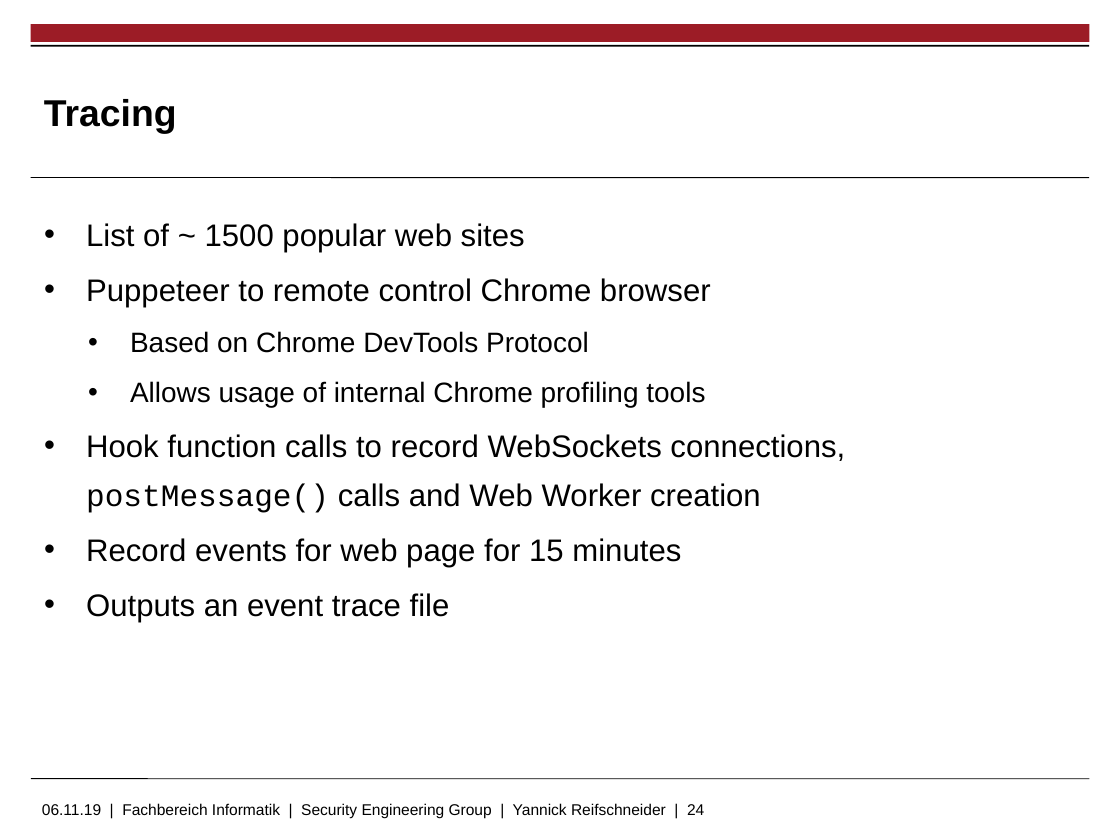
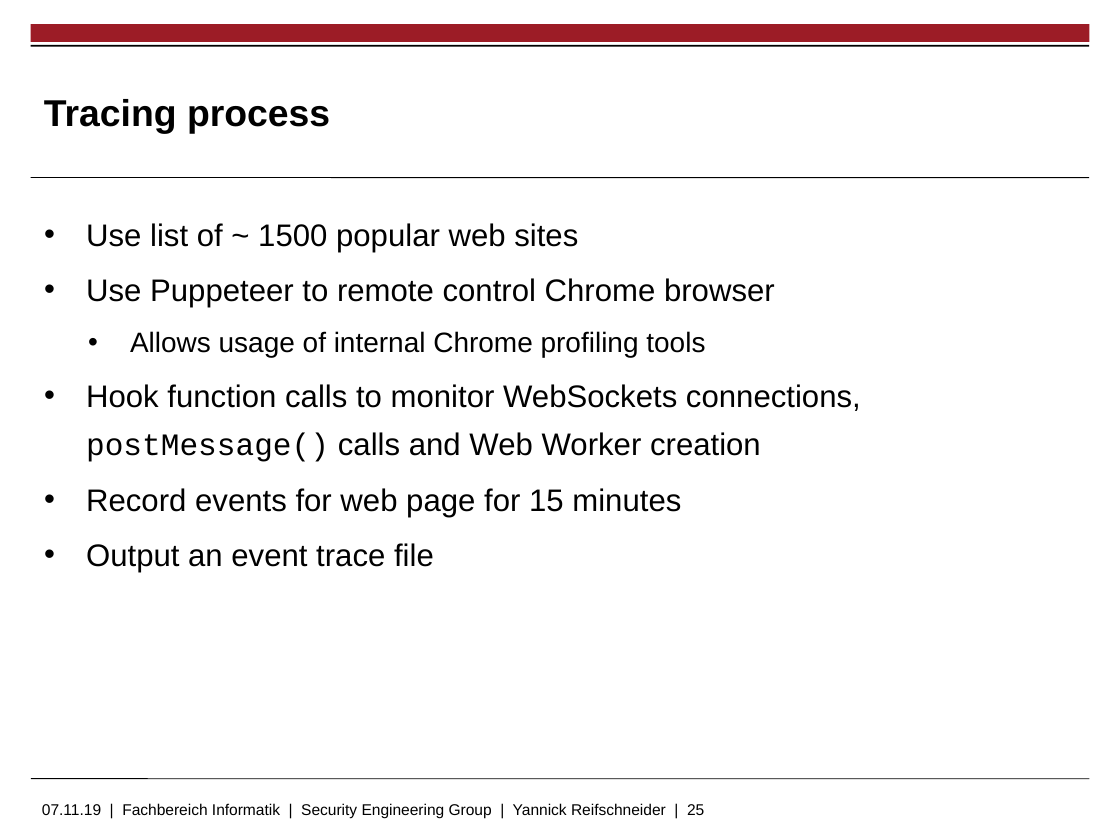
Before and after one commit to skidr0w/background-execution, a slide deck: slide 25 of thesis/slides.pptx (slide 24 before the commit). Drawn at 1120x840 pixels with LibreOffice and Linux fonts; fonts in the diff are those of the drawing; background and template pictures are left out. Boxes give left, top, right and bottom in pixels: in the first picture for what was removed or moved away, otherwise in the second. Text is boxed around its words. In the diff, an @@ line names an element or a change of style, - is before the commit and + after.

Commit message:
slides

```diff
--- a/thesis/slides.pptx
+++ b/thesis/slides.pptx
@@ title at [44, 99, 330, 133]: text changed @@
-Tracing
+Tracing process
@@ text at [86, 223, 775, 307]: text changed @@
-• List of ~ 1500 popular web sites
-• Puppeteer to remote control Chrome browser
-    • Based on Chrome DevTools Protocol
+• Use list of ~ 1500 popular web sites
+• Use Puppeteer to remote control Chrome browser
@@ text at [86, 384, 861, 462]: text changed @@
-  • Hook function calls to record WebSockets connections, postMessage() calls and Web Worker creation
+  • Hook function calls to monitor WebSockets connections, postMessage() calls and Web Worker creation
@@ text at [86, 543, 434, 572]: text changed @@
-  • Outputs an event trace file
+  • Output an event trace file
@@ text at [42, 803, 704, 819]: text changed @@
-06.11.19 | Fachbereich Informatik | Security Engineering Group | Yannick Reifschneider | 24
+07.11.19 | Fachbereich Informatik | Security Engineering Group | Yannick Reifschneider | 25
```
Also in this commit, not shown: 13 other slides changed, 7 slides added, 3 slides removed.
